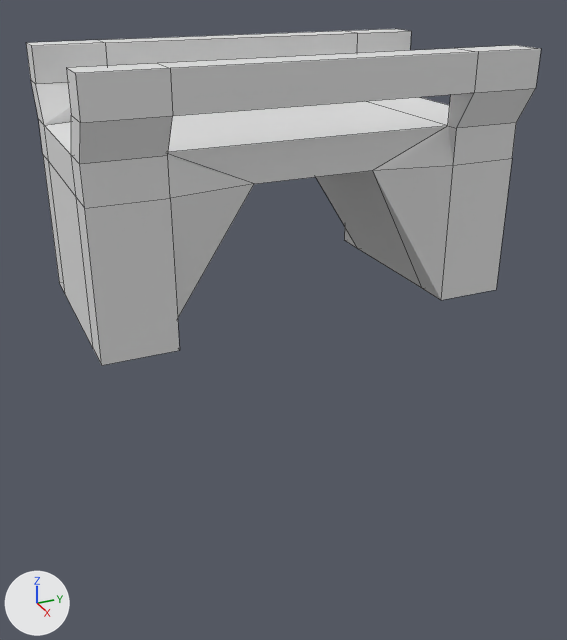
Two versions of the Blender file res/meshes/bridge.blend, one commit apart.
Rendered twice from a 50 mm lens placed at (10.27, -4.49, 4.54), pointed at (0.16, 0.06, -0.51). The lights are fixed; the arrows at lower left show +X, +Y and +Z. The older version comes first. Mesh edges are drawn as thin lines.
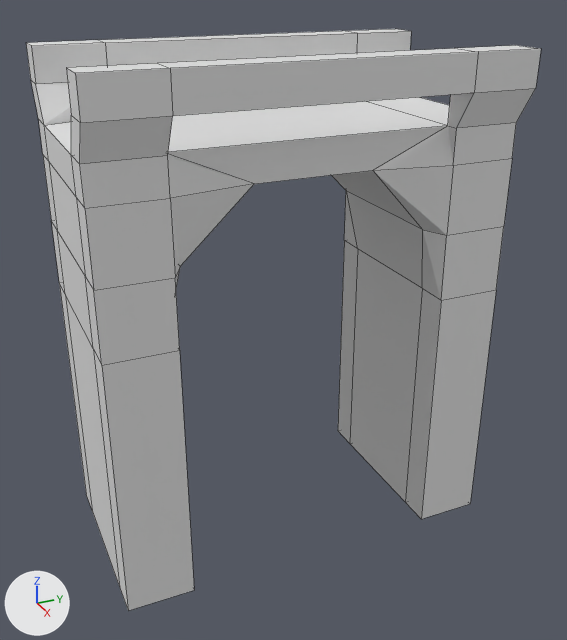
The newer file is also turned or shifted as a whole; pictures and numbers use the older file's frame.

The change, as a list of edits to the scene's bpy script:
```text
Change me_cube:
    used by ob_cube; location = (0.0, 0.0, 0.0)
    remove me_cube.from_pydata(...)  # 80 vertices, 88 faces; spans x -1.8..1.8, y -3.0..3.0, z 0.0..3.5
    add me_cube.from_pydata(...)  # 112 vertices, 120 faces; spans x -1.8..1.8, y -3.0..3.0, z -4.0..3.5
    me_cube part 1
    31 faces are deleted
    4 vertices are added at (-1.15, -1.82, 1.0), (1.15, -1.82, 1.0), (1.15, 1.82, 1.0), (-1.15, 1.82, 1.0)
    16 new vertices lie (0.0, 0.0, -4.0) away from vertices in x -1.5..1.5, y -3.0..3.0, z 0.0
    12 new vertices lie (0.0, 0.0, 1.0) away from vertices in x -1.5..1.5, y -3.0..3.0, z 0.0
    63 new faces join them
```

Where the change shows, as pixel boxes [x1, y1, x2, y2] in the pictures (567 x 640 px):
'Cube', reshaped (73% taller)
    before: [26, 29, 541, 365]
    after: [26, 29, 541, 611]
part 1 of me_cube, built on
    before: [45, 160, 504, 365]
    after: [45, 160, 504, 611]
